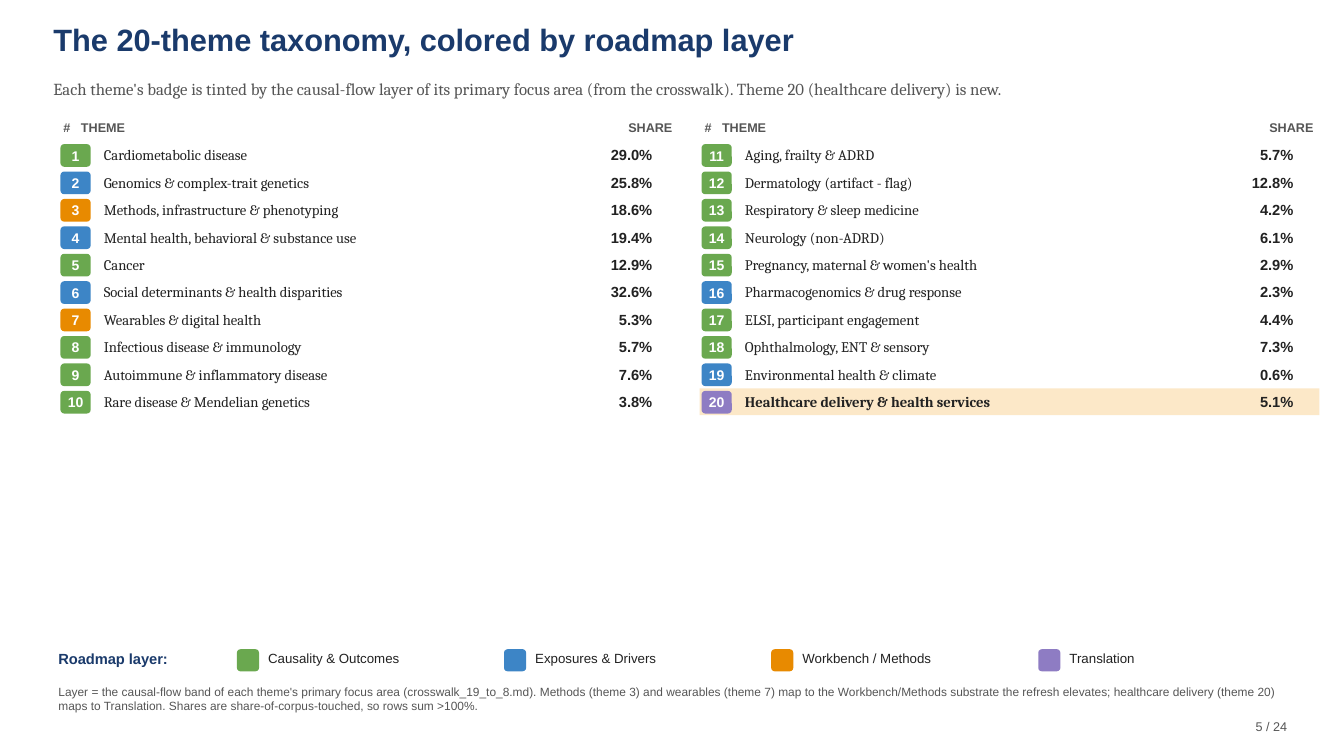
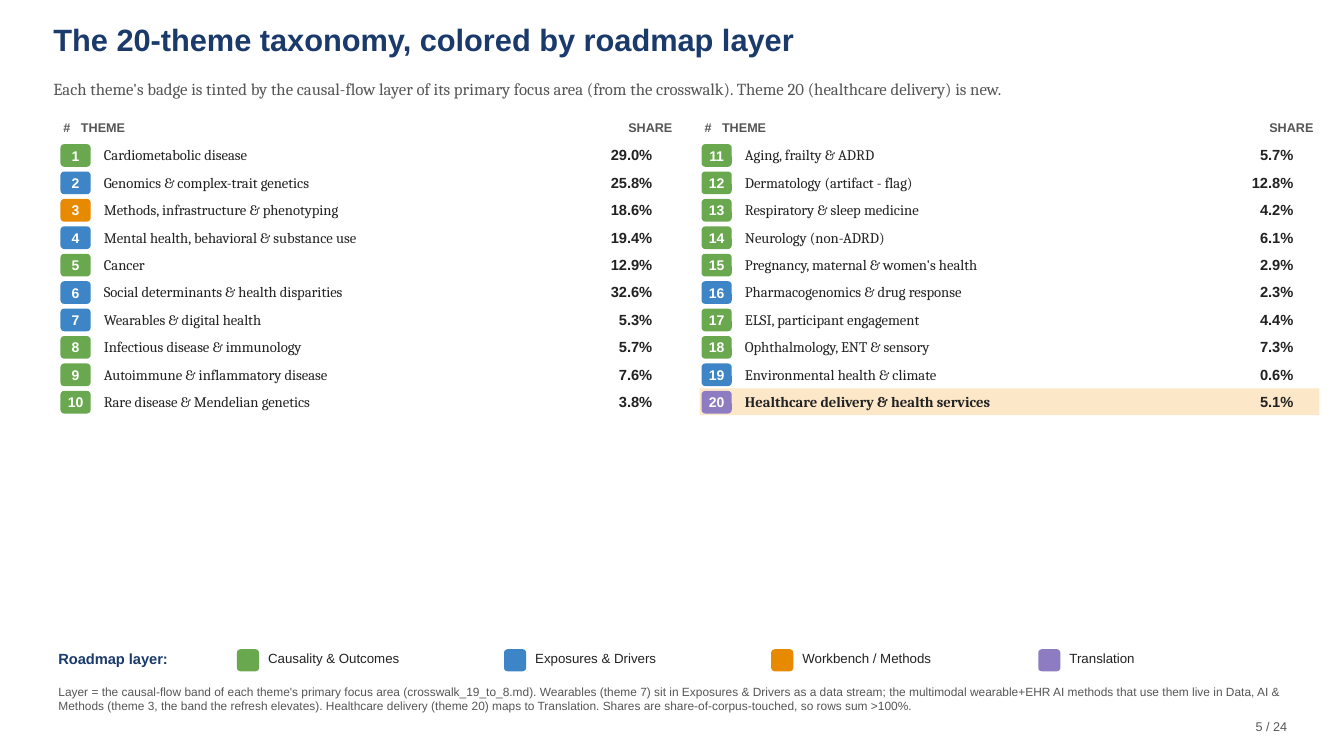
Before and after one commit to mellybelly/all-of-us, a slide deck: slide 1 of resources/deliverables/AoU_Slide5_taxonomy_by_layer.pptx. Drawn at 1344x756 pixels with LibreOffice and Linux fonts; fonts in the diff are those of the drawing. Boxes give left, top, right and bottom in pixels: in the first picture for what was removed or moved away, otherwise in the second. Text is boxed around its words. In the diff, an @@ line names an element or a change of style, - is before the commit and + after.

```diff
--- a/resources/deliverables/AoU_Slide5_taxonomy_by_layer.pptx
+++ b/resources/deliverables/AoU_Slide5_taxonomy_by_layer.pptx
@@ rounded rectangle "7" at [60,309,91,332]: fill #E88A00 to #3D85C6 @@
@@ text at [58,687,1268,713]: text changed @@
-Layer = the causal-flow band of each theme's primary focus area (crosswalk_19_to_8.md). Methods (theme 3) and wearables (theme 7) map to the Workbench/Methods substrate the refresh elevates; healthcare delivery (theme 20) maps to Translation. Shares are share-of-corpus-touched, so rows sum >100%.
+Layer = the causal-flow band of each theme's primary focus area (crosswalk_19_to_8.md). Wearables (theme 7) sit in Exposures & Drivers as a data stream; the multimodal wearable+EHR AI methods that use them live in Data, AI & Methods (theme 3, the band the refresh elevates). Healthcare delivery (theme 20) maps to Translation. Shares are share-of-corpus-touched, so rows sum >100%.
```
